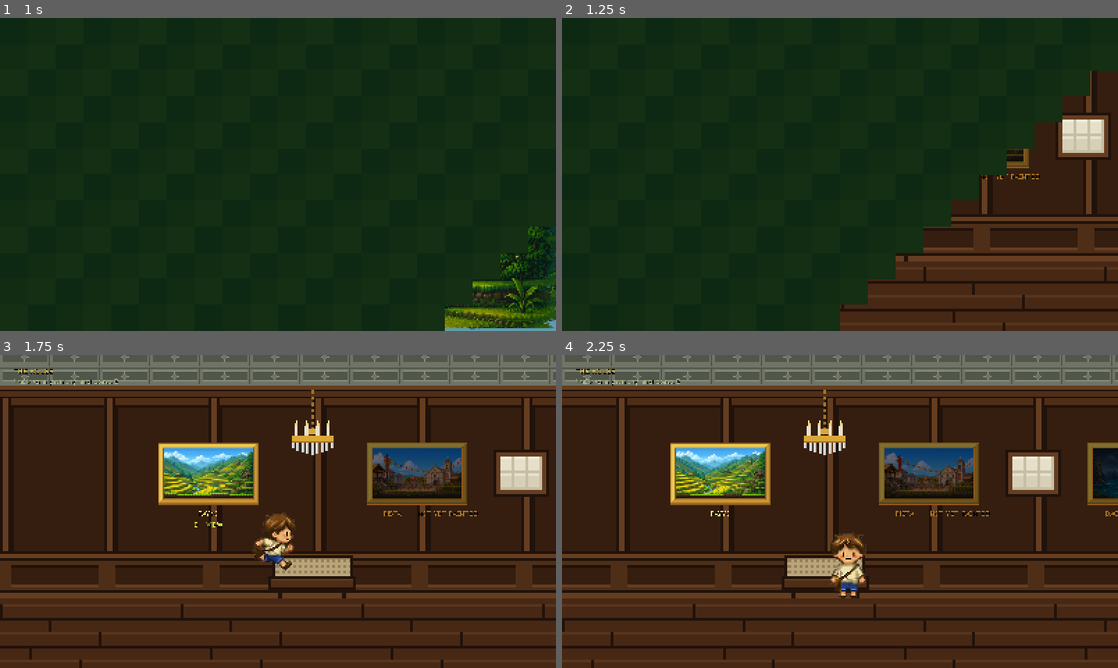
Above: before the commit, frames 1-4 (two rows, left to right).
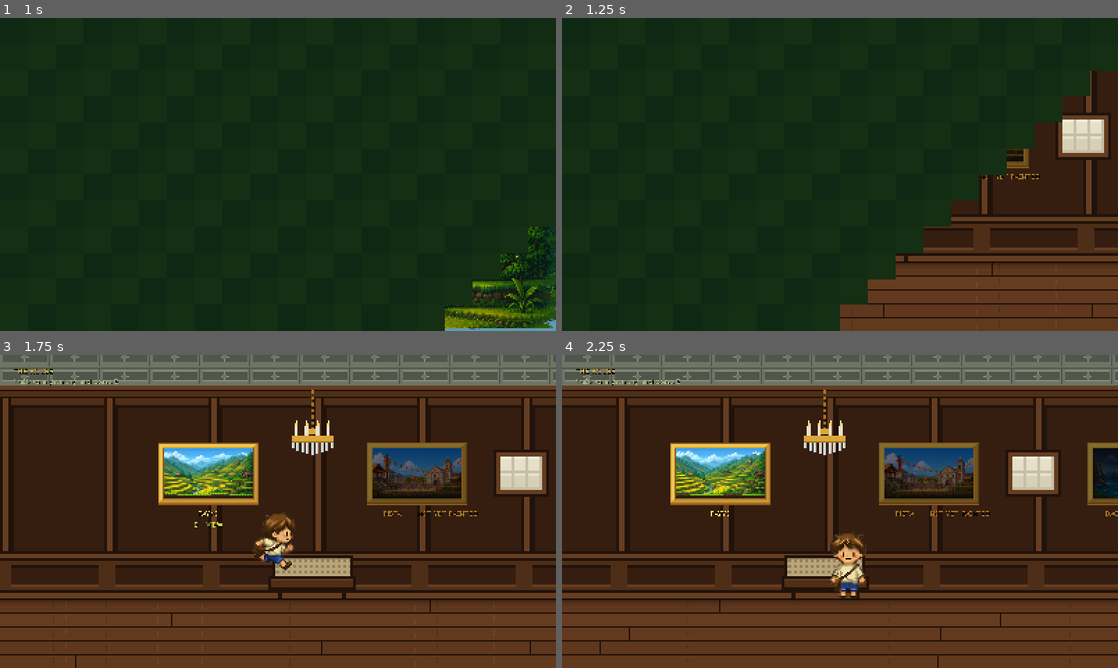
Above: after the commit, the same moments.

Repository: hyuuuan/OBRA
Game: Godot game, scene res://ui/main_menu.tscn
The game is run twice, just before and just after one commit, with the same random seed, the same clock (stepped at 60 frames per second) and the same inputs.
Inputs (mouse positions are in pixels of both pictures, inside the frame that each line leads up to):
- Up to frame 1 (1 s): click "PLAY" at 0.5 s
- Up to frame 2 (1.25 s): no input
- Up to frame 3 (1.75 s): tap E (interact) at 1.25 s; move the mouse to (400, 495) at 1.27 s; hold D (move_right) from 1.28 s (still down); hold R (redraw) from 1.28 s (still down); click (400, 495) at 1.42 s; tap Space (jump) at 1.52 s
- Up to frame 4 (2.25 s): tap Space (jump) at 1.82 s; release D (move_right) at 2 s; release R (redraw) at 2 s; tap E (interact) at 2 s; drag from (728, 527) to (956, 473) at 2.02 s

Frame 1 is identical in both runs. In frame 2, 6.9% of the frame differs, in the area x 50-100%, y 77-100%; in frame 3, 15%; in frame 4, 15%, in the area x 0-100%, y 77-100%.

Commit message:
Stop the floor being a brick wall lying down
Board ends drawn the full height of a course, spaced evenly, and offset by a different
amount on each course is exactly the drawing of a stretcher bond. The comment above it
even said it was there so the floor would not read as tiling -- and what it read as
instead was brickwork.

What separates a floor from a wall is that the joints between boards are HAIRLINE and the
boards are long, so the ends are rare and the eye follows the length rather than the
courses. So the joints are one pixel, and the ends are three hundred pixels apart at least
and never twice in the same place along a course.

The two floor tones go LIGHTER than the panelling, which took a screenshot to see. Narra
darkens with age, so both were drawn darker than the wall -- but a floor is waxed and
walked on and is the one surface in a house that catches the light rather than absorbing
it. Drawn darker, it read as a hole in the bottom third of the frame.

And the grain arrives with it. Narra is a striped timber and the stripe is most of the
reason a room panelled in it does not read as cardboard, so there is a deterministic
scatter of it here -- deterministic because a grain that reshuffles every redraw crawls.
It goes under the joinery rather than over it, wherever it is used next: a stripe that
crosses a stile is a scratch.

Diff:
--- a/game/scripts/hub_room.gd
+++ b/game/scripts/hub_room.gd
@@ -70,9 +70,13 @@
 const WALL := Color(0.310, 0.180, 0.094, 1.0)         # 4F2E18  the field
 const WALL_LIT := Color(0.396, 0.239, 0.129, 1.0)     # 653D21  the lit stile
 const WALL_EDGE := Color(0.129, 0.071, 0.039, 1.0)    # 21120A  the shadow line
-## The floor, a shade cooler than the wall so the two do not merge at the skirting.
-const FLOOR := Color(0.278, 0.157, 0.082, 1.0)        # 472815
-const FLOOR_LIT := Color(0.345, 0.204, 0.110, 1.0)    # 58341C
+## The floor, a shade cooler than the wall so the two do not merge at the skirting -- and
+## LIGHTER than the wall, which took a screenshot to see. Narra darkens with age but a
+## floor is walked on and waxed, so it is the one surface in a house that catches the light
+## rather than absorbing it; drawn darker than the panelling it read as a hole in the
+## bottom third of the frame.
+const FLOOR := Color(0.365, 0.208, 0.106, 1.0)        # 5D351B
+const FLOOR_LIT := Color(0.451, 0.278, 0.153, 1.0)    # 734727
 ## Capiz: shell panes, milk-white and faintly warm, in a grid of thin muntins.
 const CAPIZ := Color(0.902, 0.878, 0.784, 1.0)        # E6E0C8
 const CAPIZ_SHADE := Color(0.780, 0.749, 0.647, 1.0)  # C7BFA5
@@ -118,6 +122,38 @@
 	_draw_floor()
 	_draw_furniture()
 	_draw_chandeliers()
+
+
+## The wood grain. Narra is a striped timber and the stripe is the whole reason a wall of
+## it does not read as cardboard, but it has to be UNDER the joinery rather than on top of
+## it: a stripe that crosses a stile is a scratch.
+const GRAIN_PITCH := 7
+
+
+## A deterministic scatter, so the grain does not crawl from one redraw to the next.
+func _hash(value: int) -> int:
+	var x := (value * 374761393 + 668265263) & 0x7FFFFFFF
+	x = (x ^ (x >> 13)) * 1274126177
+	return x & 0x7FFFFFFF
+
+
+## Vertical grain over a rectangle, in the two tones either side of `base`.
+func _grain(area: Rect2, light: Color, dark: Color) -> void:
+	if area.size.x <= 0.0 or area.size.y <= 0.0:
+		return
+	var x := ceilf(area.position.x)
+	while x < area.end.x:
+		var roll := _hash(int(x))
+		var step := GRAIN_PITCH + roll % 5
+		# Not every stripe, and not every stripe the same length: an even comb of lines is
+		# corduroy, and this is supposed to be timber.
+		if roll % 3 != 0:
+			var top := area.position.y + float((roll >> 5) % 11)
+			var height := area.size.y - float((roll >> 9) % 17) - (top - area.position.y)
+			if height > 6.0:
+				draw_rect(Rect2(x, top, 1.0, height),
+					light if (roll >> 3) % 2 == 0 else dark)
+		x += float(step)
 
 
 func _draw_wall() -> void:
@@ -216,26 +252,38 @@
 ## Plank floor, running away from the wall. The boards are drawn as bands rather than in
 ## perspective: this is a side-on game and a receding floor would fight the flatness of
 ## everything else in it.
+##
+## IT USED TO READ AS BRICKWORK. Board ends the full height of a course, spaced evenly and
+## offset course by course, is exactly the drawing of a stretcher bond -- so the floor of
+## this house was a brick wall lying down. What separates a floor from a wall is that the
+## joints between boards are HAIRLINE and the boards are long, so the ends are rare and the
+## eye follows the length instead of the courses.
 func _draw_floor() -> void:
 	draw_rect(Rect2(0.0, floor_y, room_width, floor_depth), FLOOR)
-	var y := floor_y + 8.0
-	var band := 0
+	var y := floor_y
+	var course := 0
 	while y < floor_y + floor_depth:
-		draw_rect(Rect2(0.0, y, room_width, PIXEL), FLOOR_LIT if band % 2 == 0 else WALL_EDGE)
-		y += 20.0
-		band += 1
-	# The board ends. Only one per board row and offset by a different amount on each, so
-	# the floor reads as planks laid in courses -- an even grid of them reads as tiling, which
-	# is what a first pass at this looked like.
-	var y2 := floor_y + 8.0
-	var course := 0
-	while y2 < floor_y + floor_depth:
-		var x := float((course * 71) % 170)
+		var height := 20.0
+		# Each course a slightly different timber, because a floor is boards and not a
+		# painted surface.
+		var shade := FLOOR.lerp(FLOOR_LIT, float(_hash(course) % 100) / 240.0)
+		draw_rect(Rect2(0.0, y, room_width, height), shade)
+		_grain(Rect2(0.0, y + 3.0, room_width, height - 6.0),
+			shade.lightened(0.06), shade.darkened(0.14))
+		# The joint between this course and the last: one hairline, not a gap.
+		draw_rect(Rect2(0.0, y, room_width, 1.0), WALL_EDGE)
+		draw_rect(Rect2(0.0, y + 1.0, room_width, 1.0), shade.lightened(0.10))
+		# Board ends, far apart and never twice in the same place.
+		var x := float(_hash(course * 3 + 1) % 400)
 		while x < room_width:
-			draw_rect(Rect2(x, y2, PIXEL, 20.0), WALL_EDGE)
-			x += 260.0
-		y2 += 20.0
+			draw_rect(Rect2(x, y + 2.0, 1.0, height - 3.0), WALL_EDGE)
+			x += 300.0 + float(_hash(course * 7 + int(x)) % 220)
+		y += height
 		course += 1
+	# It darkens into the skirting, because that is where no light reaches at all.
+	draw_rect(Rect2(0.0, floor_y, room_width, 3.0), Color(0.0, 0.0, 0.0, 0.34))
+	draw_rect(Rect2(0.0, floor_y + 3.0, room_width, 3.0), Color(0.0, 0.0, 0.0, 0.20))
+	draw_rect(Rect2(0.0, floor_y + 6.0, room_width, 4.0), Color(0.0, 0.0, 0.0, 0.10))
 
 
 ## Capiz shutters: the sliding window panels of a bahay na bato, glazed with translucent
